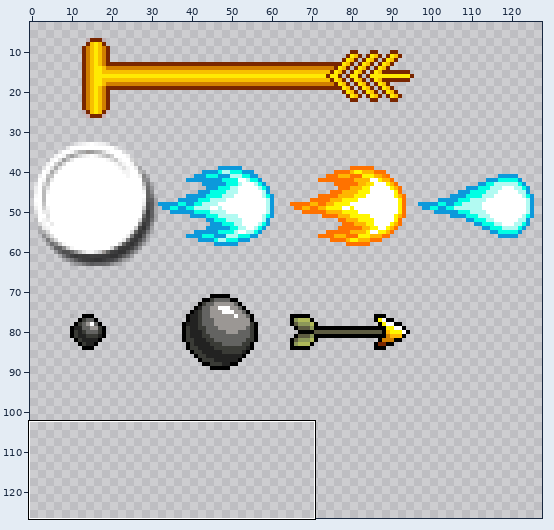
A sprite sheet gets an edit: Data/BattleIcons.png. The first picture is a wide view before the edit; the outline marks the close-up.
Close-up. As it was:
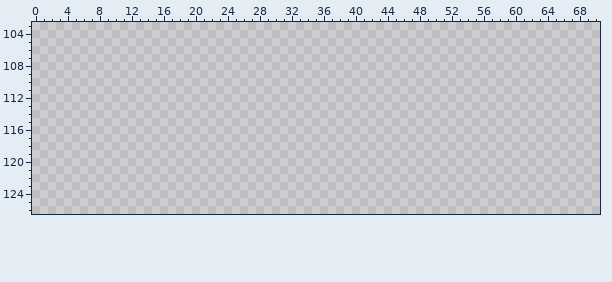
The file is 128x128 pixels. Pixels under 10% opacity are left out. Colours within 5 levels of each other are drawn and written as one. Shown: x 0..70, y 103..126. The wide view leaves out empty margins.
Now the later version:
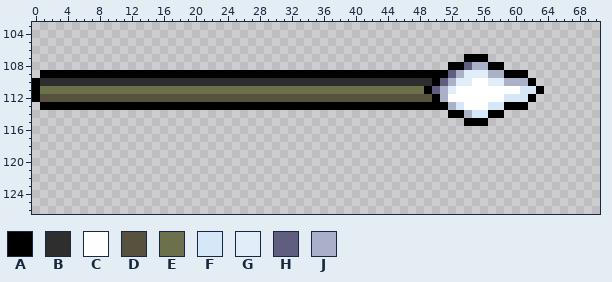
Palette (. is transparent): A #000000  B #2e2e2e  C #ffffff  D #57523d  E #6d714b  F #d6e7f7  G #e1edf9  H #5f5e7f  J #aab0c7
Changes in this commit:
Changed rows in their new state; - is an unchanged pixel.
first column x 0:
107 ------------------------------------------------------AAA-------
108 ----------------------------------------------------AAHJJAA-----
109 -AAAAAAAAAAAAAAAAAAAAAAAAAAAAAAAAAAAAAAAAAAAAAAAAAAAHJGGGJJAAA--
110 ABBBBBBBBBBBBBBBBBBBBBBBBBBBBBBBBBBBBBBBBBBBBBBBBBAHJGGCCGGJJJA-
111 AEEEEEEEEEEEEEEEEEEEEEEEEEEEEEEEEEEEEEEEEEEEEEEEEAHJGCCCCCCCCFFA
112 ADDDDDDDDDDDDDDDDDDDDDDDDDDDDDDDDDDDDDDDDDDDDDDDDDAJCCCCCCCFFFA-
113 -AAAAAAAAAAAAAAAAAAAAAAAAAAAAAAAAAAAAAAAAAAAAAAAAAAAJFCCCFFAAA--
114 ----------------------------------------------------AAJFFAA-----
115 ------------------------------------------------------AAA-------
Pixel boxes of the changes (left, top, right, bottom) in both close-ups:
added: (32, 54, 544, 126)
